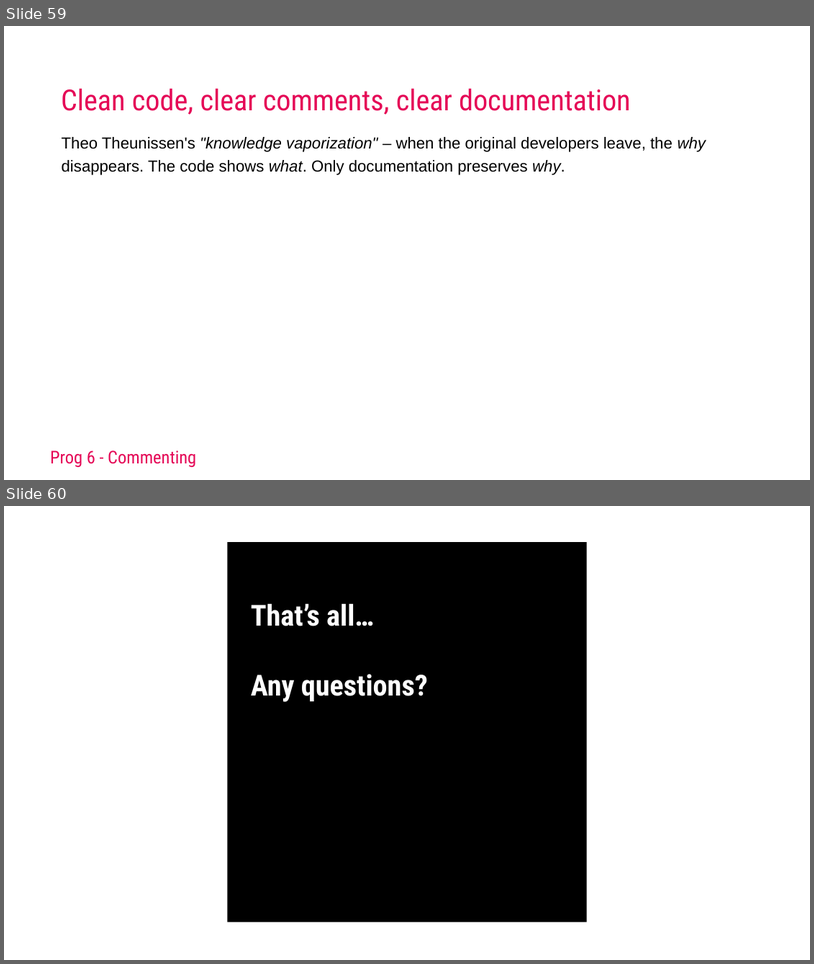
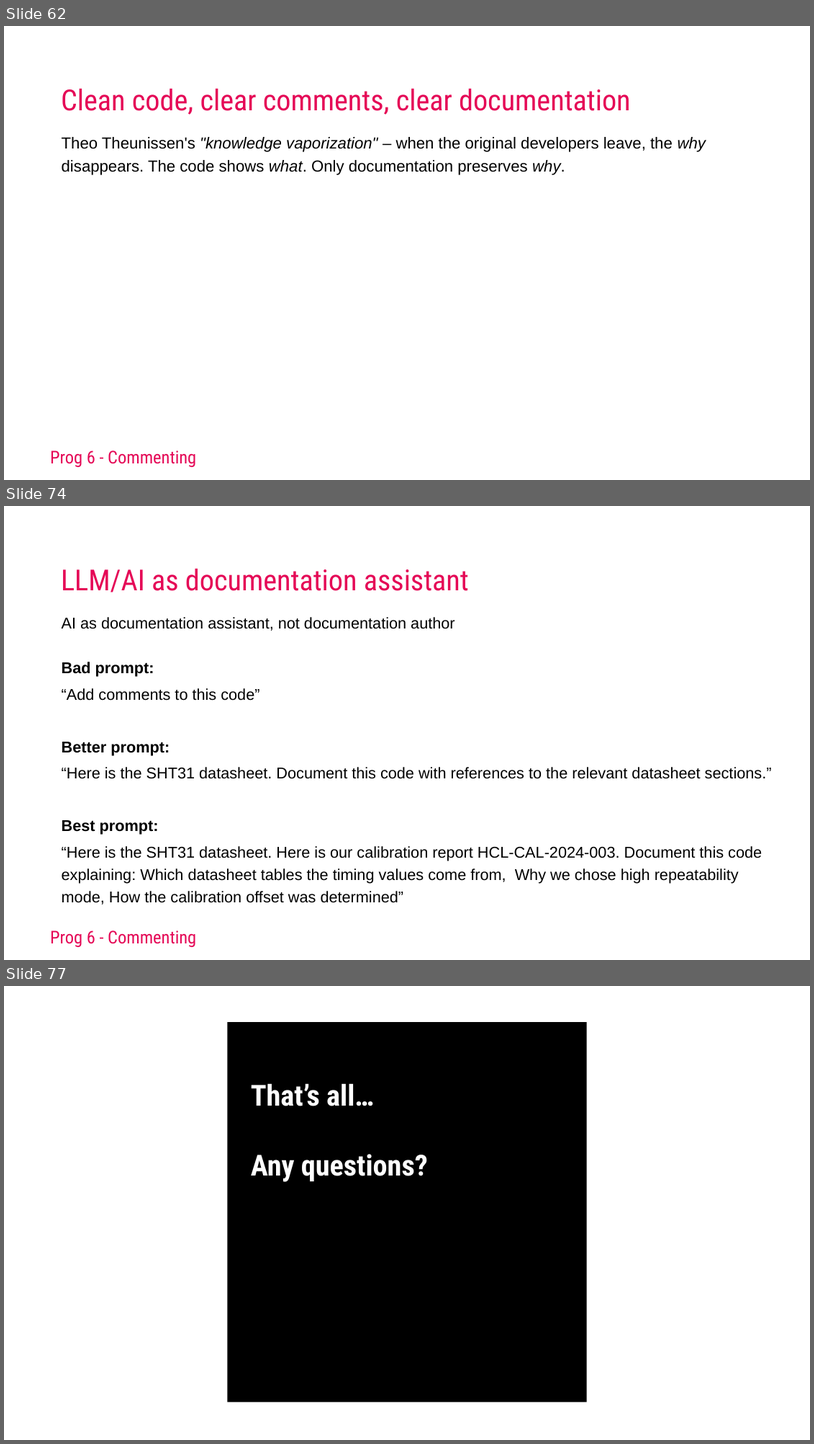
Before and after one commit to AEAEmbedded/ESE_PROG, a slide deck: Workshops/Commenting/Keynotes/Workshop Commenting 2025.pptx. Shown one above the other, each under a label of ours: slides 59 and 60 before the commit, slides 62, 74 and 77 after it; the slides between them are not shown. The pictures are 814x964 and 814x1444 pixels, drawn with LibreOffice and Linux fonts; fonts in the diff are those of the drawing; background and template pictures are left out. Boxes give left, top, right and bottom in pixels: in the first picture for what was removed or moved away, otherwise in the second. Text is boxed around its words. In the diff, an @@ line names an element or a change of style, - is before the commit and + after.

```diff
--- a/Workshops/Commenting/Keynotes/Workshop Commenting 2025.pptx
+++ b/Workshops/Commenting/Keynotes/Workshop Commenting 2025.pptx
@@ slide 74 added at (4,506,810,960), background #FFFFFF; not listed: 1 template element that a slide beside it also shows @@
@@ title added at (61,568,469,592), 69 pt, text #E50856 @@
+LLM/AI as documentation assistant
@@ text added at (62,617,772,904), 37.2 pt, text #000000 @@
+AI as documentation assistant, not documentation author
+Bad prompt:
+“Add comments to this code”
+Better prompt:
+“Here is the SHT31 datasheet. Document this code with references to the relevant datasheet sections.”
+Best prompt:
+“Here is the SHT31 datasheet. Here is our calibration report HCL-CAL-2024-003. Document this code explaining: Which datasheet tables the timing values come from, Why we chose high repeatability mode, How the calibration offset was determined”
@@ what was slide 59 is now slide 62 @@
@@ what was slide 60 is now slide 77 @@
```
Also in this commit, not shown: 16 other slides added, 10 other files.
